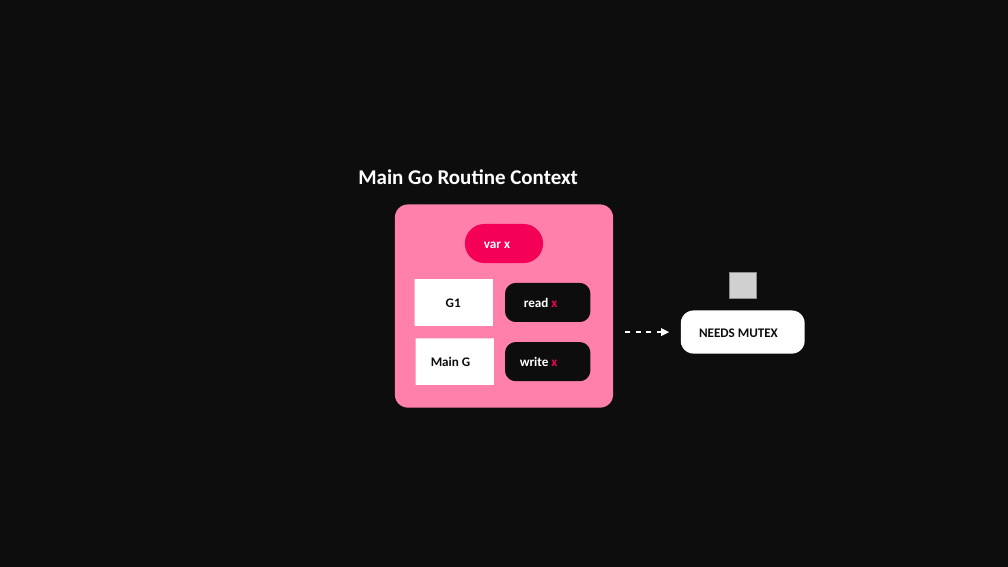
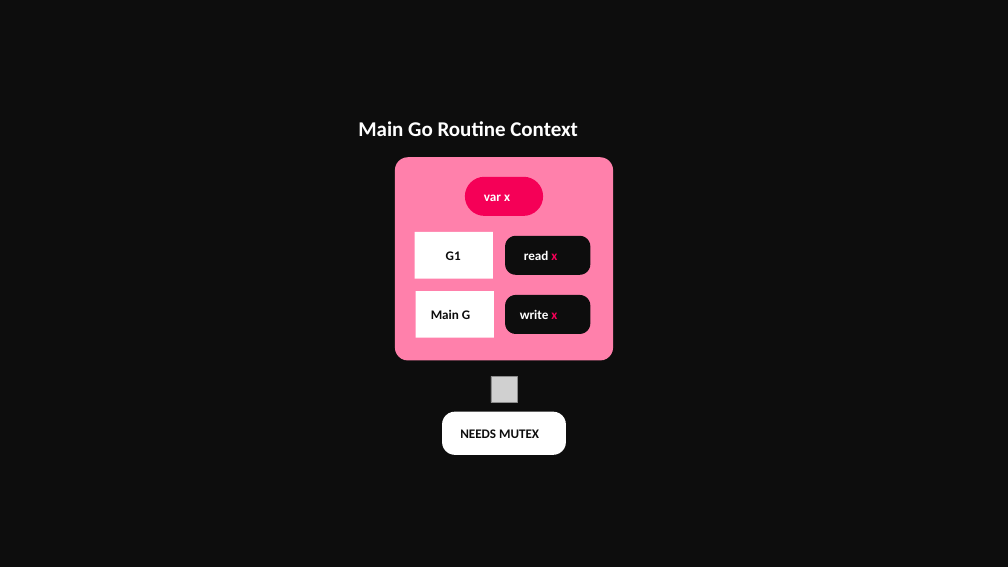
Before and after one commit to golang-basics/concurrency, a slide deck: slide 18 of presentations/7_mutexes/Mutexes.pptx (slide 15 before the commit). Drawn at 1008x567 pixels with LibreOffice and Linux fonts; fonts in the diff are those of the drawing; grey boxes stand for pictures. Boxes give left, top, right and bottom in pixels: in the first picture for what was removed or moved away, otherwise in the second. Text is boxed around its words. In the diff, an @@ line names an element or a change of style, - is before the commit and + after.

Commit message:
add final versions of pdf and pptx presentations for mutexes

```diff
--- a/presentations/7_mutexes/Mutexes.pptx
+++ b/presentations/7_mutexes/Mutexes.pptx
@@ 4 texts, 1 rounded rectangle, 1 freeform shape: place and size @@
-4 texts, 1 rounded rectangle, 1 freeform shape at <box>358,169,613,408</box>
+4 texts, 1 rounded rectangle, 1 freeform shape at <box>358,121,613,361</box>
@@ rectangle: place and size @@
-rectangle at <box>416,338,494,385</box>
+rectangle at <box>415,232,493,279</box>
@@ rounded rectangle: place and size @@
-rounded rectangle at <box>505,342,590,381</box>
+rounded rectangle at <box>505,236,590,275</box>
@@ rectangle: place and size @@
-rectangle at <box>415,279,493,326</box>
+rectangle at <box>416,291,494,338</box>
@@ rounded rectangle: place and size @@
-rounded rectangle at <box>505,283,590,322</box>
+rounded rectangle at <box>505,295,590,334</box>
@@ text "Main G": place and size @@
-text "Main G" at <box>431,357,470,366</box>
+text "Main G" at <box>431,310,470,319</box>
@@ text "write x": place and size @@
-text "write x" at <box>520,357,557,366</box>
+text "write x" at <box>520,310,557,319</box>
@@ arrow removed from (625, 332) to (669, 332) @@
@@ picture: place and size @@
-picture at <box>729,272,756,298</box>
+picture at <box>491,376,517,403</box>
@@ rounded rectangle: place and size @@
-rounded rectangle at <box>681,310,805,353</box>
+rounded rectangle at <box>442,412,566,455</box>
@@ text "NEEDS MUTEX": place and size @@
-text "NEEDS MUTEX" at <box>699,328,778,337</box>
+text "NEEDS MUTEX" at <box>460,429,539,438</box>
```
Also in this commit, not shown: 9 other slides changed, 41 slides added, 1 other file.
